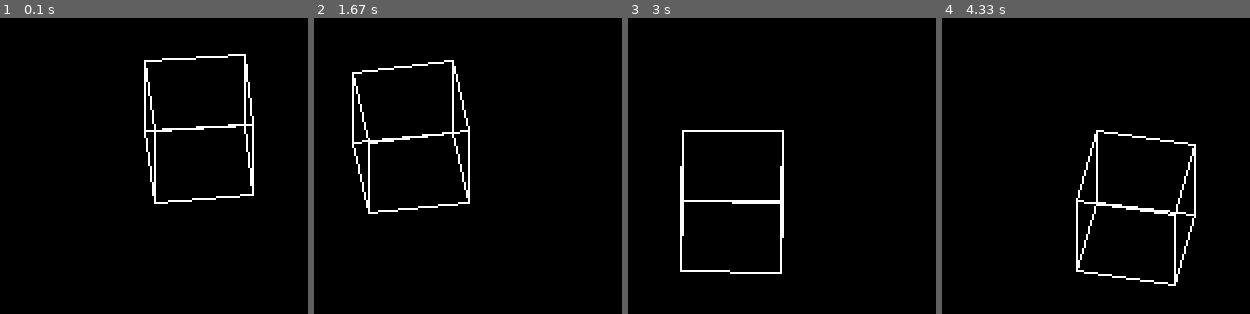
Above: before the commit, frames 1-4 (left to right).
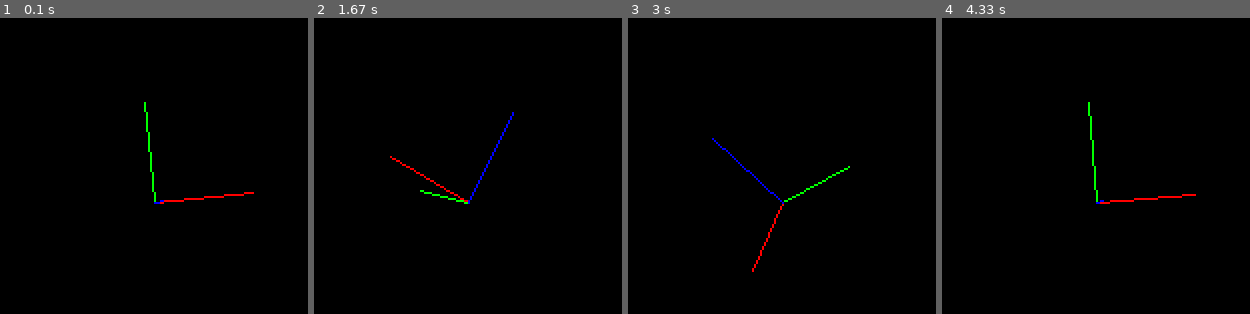
Above: after the commit, the same moments.

Repository: evanrk/3D_engine_revisited
Game: pygame game, started from main.py
The game is run twice, just before and just after one commit, with the same random seed, the same clock (stepped at 60 frames per second) and the same inputs.
Inputs:
- Up to frame 1 (0.1 s): no input
- Up to frame 2 (1.67 s): no input
- Up to frame 3 (3 s): no input
- Up to frame 4 (4.33 s): no input

The runs differ from the first frame. In frame 1, 2.1% of the frame differs, in the area x 46-83%, y 12-63%; in frame 2, 2.4%, in the area x 12-65%, y 14-67%; in frame 3, 2.1%; in frame 4, 2.4%.

Commit message:
centralized code into camera class

Diff:
--- /dev/null
+++ b/camera.py
@@ -0,0 +1,87 @@
+from vectors import *
+from constants import *
+from render_helper import *
+
+class Camera:
+    def __init__(self, camera_normal:Vector3, camera_x:Vector3, start_pos=(0, 0, 0)):
+        self.camera_normal = camera_normal
+
+        self.camera_x = camera_x
+
+        self.camera_normal.start_pos = start_pos
+        self.camera_x.start_pos = start_pos
+
+
+    @property
+    def camera_y(self):
+        """property for the camera_y direction, should save on computing the rotation (double check plz)"""
+        camera_y = self.camera_normal.cross(self.camera_x)
+        camera_y.start_pos = self.camera_normal.start_pos
+        return camera_y
+
+    def rotate_camera(camera_normal, camera_x, theta_x=0, theta_y=0, theta_z=0):
+        """rotates the camera on all 3 axis"""
+        return rotate_vector(camera_normal, theta_x=theta_x, theta_y=theta_y, theta_z=theta_z), \
+               rotate_vector(camera_x, theta_x=theta_x, theta_y=theta_y, theta_z=theta_z)
+
+
+
+    def draw_line_3d(self, surface, color, vector:Vector3, camera_normal:Vector3, camera_perpendicular_x:Vector3):
+        # get the third camera vector
+        camera_perpendicular_y = camera_normal.cross(camera_perpendicular_x)
+
+
+        # the magnitude in the direction of the camera perp vector should be the distance of that vector in the projected x direction
+        projection_x = camera_perpendicular_x.proj_scalar(vector - Vector3(camera_normal.start_pos))
+        # same for this one but in the y direction
+        projection_y = camera_perpendicular_y.proj_scalar(vector - Vector3(camera_normal.start_pos))
+
+        projection_z = camera_normal.proj_scalar(vector - Vector3(camera_normal.start_pos))
+
+        edge_x = max(math.tan(FOV/2) * projection_z, 0)
+        edge_y = max(math.tan(FOV/2) * projection_z * WINDOW_WIDTH/WINDOW_HEIGHT, 0) # scaled bc height is smaller
+
+        print(projection_z)
+
+        if abs(projection_x) > abs(edge_x):
+            projection_x = math.copysign(edge_x, projection_x)
+
+        if abs(projection_y) > abs(edge_y):
+            projection_y = math.copysign(edge_x, projection_y)
+
+        # print(f"{projection_x=}\n{projection_y=}")
+
+        # pygame.quit()
+        # sys.exit()
+
+        # must project the position too
+        position_vector = Vector3(vector.start_pos)
+
+        pos_start_x = camera_perpendicular_x.proj_scalar(position_vector)
+        pos_start_y = camera_perpendicular_y.proj_scalar(position_vector)
+
+        draw_line_2d(surface, color, Vector2((projection_x, projection_y), (pos_start_x, pos_start_y)))
+
+
+    def one_point_perspective(surface, color, vector:Vector3, camera_normal:Vector3, camera_perpendicular_x:Vector3):
+        vector_start = Vector3(vector.start_pos)
+        vector_end = (vector + vector_start)
+
+        distance_to_start = camera_normal.proj_scalar(vector_start)
+        distance_to_end = camera_normal.proj_scalar(vector_end)
+
+        scaler_start = (math.tan(FOV/2) * distance_to_start)
+        scaler_end = (math.tan(FOV/2) * distance_to_end)
+
+        camera_perpendicular_y = camera_normal.cross(camera_perpendicular_x)
+
+        # the magnitude in the direction of the camera perp vector should be the distance of that vector in the projected x direction
+        projection_x = camera_perpendicular_x.proj_scalar(vector)
+        # same for this one but in the y direction
+        projection_y = camera_perpendicular_y.proj_scalar(vector)
+
+
+        pos_start_x = camera_perpendicular_x.proj_scalar(vector_start)
+        pos_start_y = camera_perpendicular_y.proj_scalar(vector_start)
+
+        draw_line_2d(surface, color, Vector2((projection_x, projection_y), (pos_start_x, pos_start_y)))
--- a/main.py
+++ b/main.py
@@ -4,6 +4,7 @@
 from vectors import *
 from render_helper import *
 from constants import *
+from camera import *
 
 pygame.init()
 
@@ -30,19 +31,47 @@
 cube_vec7 = Vector3((0, 1, 0), (1, 0, 1))
 
 # z vectors for cube
-cube_vec9 = Vector3((0, 0, 1), (0, 0, 0))
+cube_vec9  = Vector3((0, 0, 1), (0, 0, 0))
 cube_vec10 = Vector3((0, 0, 1), (1, 0, 0))
 cube_vec12 = Vector3((0, 0, 1), (0, 1, 0))
 cube_vec11 = Vector3((0, 0, 1), (1, 1, 0))
 
+vecs = [
+    cube_vec1,
+    cube_vec2,
+    cube_vec3,
+    cube_vec4,
+    cube_vec5,
+    cube_vec6,
+    cube_vec7,
+    cube_vec8,
+    cube_vec9,
+    cube_vec10,
+    cube_vec11,
+    cube_vec12,
+]
+
+# creates 3 axis
+x_vec = Vector3((1, 0, 0), (0, 0, 1))
+y_vec = Vector3((0, 1, 0), (0, 0, 1))
+z_vec = Vector3((0, 0, 1), (0, 0, 1))
+
+vecs = [
+    x_vec,
+    y_vec,
+    z_vec,
+]
+
 # normal vec of camera
+
+
 camera_normal = Vector3((0, 0, 1))
 camera_perpendicular_x = Vector3((1, 0, 0))
+camera_pos = (0, 0, -1)
 
-camera_normal, camera_perpendicular_x = rotate_camera(camera_normal, camera_perpendicular_x, theta_x=45)
+camera = Camera(camera_normal, camera_perpendicular_x, camera_pos)
 
-# camera_normal = rotate_vector(camera_normal, theta_x=45, theta_y=45)
-# camera_perpendicular_x = rotate_vector(camera_perpendicular_x, theta_x=45, theta_y=45)
+# camera_normal, camera_perpendicular_x = rotate_camera(camera_normal, camera_perpendicular_x, theta_z=45, theta_y=45)
 
 run = True
 while run:
@@ -71,30 +100,56 @@
     # draw_line_2d(window, (255, 0, 255), Vector2((500, 0), (-250, 0)))
 
     # draw a cube
-    draw_line_3d(window, (255, 255, 255), cube_vec1, camera_normal, camera_perpendicular_x)
-    draw_line_3d(window, (255, 255, 255), cube_vec2, camera_normal, camera_perpendicular_x)
-    draw_line_3d(window, (255, 255, 255), cube_vec3, camera_normal, camera_perpendicular_x)
-    draw_line_3d(window, (255, 255, 255), cube_vec4, camera_normal, camera_perpendicular_x)
-    draw_line_3d(window, (255, 255, 255), cube_vec5, camera_normal, camera_perpendicular_x)
-    draw_line_3d(window, (255, 255, 255), cube_vec6, camera_normal, camera_perpendicular_x)
-    draw_line_3d(window, (255, 255, 255), cube_vec7, camera_normal, camera_perpendicular_x)
-    draw_line_3d(window, (255, 255, 255), cube_vec8, camera_normal, camera_perpendicular_x)
-    draw_line_3d(window, (255, 255, 255), cube_vec9, camera_normal, camera_perpendicular_x)
-    draw_line_3d(window, (255, 255, 255), cube_vec10, camera_normal, camera_perpendicular_x)
-    draw_line_3d(window, (255, 255, 255), cube_vec11, camera_normal, camera_perpendicular_x)
-    draw_line_3d(window, (255, 255, 255), cube_vec12, camera_normal, camera_perpendicular_x)
+    # one_point_perspective(window, (255, 255, 255), cube_vec10, camera_normal, camera_perpendicular_x)
+    # one_point_perspective(window, (255, 255, 255), cube_vec1, camera_normal, camera_perpendicular_x)
+    # one_point_perspective(window, (255, 255, 255), cube_vec2, camera_normal, camera_perpendicular_x)
+    # one_point_perspective(window, (255, 255, 255), cube_vec3, camera_normal, camera_perpendicular_x)
+    # one_point_perspective(window, (255, 255, 255), cube_vec4, camera_normal, camera_perpendicular_x)
+    # one_point_perspective(window, (255, 255, 255), cube_vec5, camera_normal, camera_perpendicular_x)
+    # one_point_perspective(window, (255, 255, 255), cube_vec6, camera_normal, camera_perpendicular_x)
+    # one_point_perspective(window, (255, 255, 255), cube_vec7, camera_normal, camera_perpendicular_x)
+    # one_point_perspective(window, (255, 255, 255), cube_vec8, camera_normal, camera_perpendicular_x)
+    # one_point_perspective(window, (255, 255, 255), cube_vec9, camera_normal, camera_perpendicular_x)
+    # one_point_perspective(window, (255, 255, 255), cube_vec11, camera_normal, camera_perpendicular_x)
+    # one_point_perspective(window, (255, 255, 255), cube_vec12, camera_normal, camera_perpendicular_x)
+    # draw_line_3d(window, (255, 255, 255), cube_vec1, camera_normal, camera_perpendicular_x)
+    # draw_line_3d(window, (255, 255, 255), cube_vec2, camera_normal, camera_perpendicular_x)
+    # draw_line_3d(window, (255, 255, 255), cube_vec3, camera_normal, camera_perpendicular_x)
+    # draw_line_3d(window, (255, 255, 255), cube_vec4, camera_normal, camera_perpendicular_x)
+    # draw_line_3d(window, (255, 255, 255), cube_vec5, camera_normal, camera_perpendicular_x)
+    # draw_line_3d(window, (255, 255, 255), cube_vec6, camera_normal, camera_perpendicular_x)
+    # draw_line_3d(window, (255, 255, 255), cube_vec7, camera_normal, camera_perpendicular_x)
+    # draw_line_3d(window, (255, 255, 255), cube_vec8, camera_normal, camera_perpendicular_x)
+    # draw_line_3d(window, (255, 255, 255), cube_vec9, camera_normal, camera_perpendicular_x)
+    # draw_line_3d(window, (255, 255, 255), cube_vec10, camera_normal, camera_perpendicular_x)
+    # draw_line_3d(window, (255, 255, 255), cube_vec11, camera_normal, camera_perpendicular_x)
+    # draw_line_3d(window, (255, 255, 255), cube_vec12, camera_normal, camera_perpendicular_x)
 
-    # x_vec = Vector3((1, 0, 0))
-    # y_vec = Vector3((0, 1, 0))
-    # z_vec = Vector3((0, 0, 1))
-
-    # draw_line_3d(window, (255, 0, 0), x_vec, camera_normal, camera_perpendicular_x)
-    # draw_line_3d(window, (0, 255, 0), y_vec, camera_normal, camera_perpendicular_x)
-    # draw_line_3d(window, (0, 0, 255), z_vec, camera_normal, camera_perpendicular_x)
+    # one_point_perspective(window, (0, 0, 255), z_vec, camera_normal, camera_perpendicular_x)
+    # one_point_perspective(window, (255, 0, 0), x_vec, camera_normal, camera_perpendicular_x)
+    # one_point_perspective(window, (0, 255, 0), y_vec, camera_normal, camera_perpendicular_x)
+    camera.draw_line_3d(window, (255, 0, 0), x_vec, camera_normal, camera_perpendicular_x)
+    camera.draw_line_3d(window, (0, 255, 0), y_vec, camera_normal, camera_perpendicular_x)
+    camera.draw_line_3d(window, (0, 0, 255), z_vec, camera_normal, camera_perpendicular_x)
 
     # rotates the camera by 1 degree around the y axis
-    camera_normal, camera_perpendicular_x = rotate_camera(camera_normal, camera_perpendicular_x, theta_y=1)
+    # camera_normal, camera_perpendicular_x = rotate_camera(camera_normal, camera_perpendicular_x, theta_y=1)
 
+    x_vec = rotate_vector(x_vec, theta_y=1, theta_z=1, in_position=False)
+    y_vec = rotate_vector(y_vec, theta_y=1, theta_z=1, in_position=False)
+    z_vec = rotate_vector(z_vec, theta_y=1, theta_z=1, in_position=False)
+    # cube_vec1  = rotate_vector(cube_vec1 , theta_y=1, in_position=True)
+    # cube_vec2  = rotate_vector(cube_vec2 , theta_y=1, in_position=True)
+    # cube_vec3  = rotate_vector(cube_vec3 , theta_y=1, in_position=True)
+    # cube_vec4  = rotate_vector(cube_vec4 , theta_y=1, in_position=True)
+    # cube_vec5  = rotate_vector(cube_vec5 , theta_y=1, in_position=True)
+    # cube_vec6  = rotate_vector(cube_vec6 , theta_y=1, in_position=True)
+    # cube_vec7  = rotate_vector(cube_vec7 , theta_y=1, in_position=True)
+    # cube_vec8  = rotate_vector(cube_vec8 , theta_y=1, in_position=True)
+    # cube_vec9  = rotate_vector(cube_vec9 , theta_y=1, in_position=True)
+    # cube_vec10 = rotate_vector(cube_vec10, theta_y=1, in_position=True)
+    # cube_vec11 = rotate_vector(cube_vec11, theta_y=1, in_position=True)
+    # cube_vec12 = rotate_vector(cube_vec12, theta_y=1, in_position=True)
 
     # update display
     pygame.display.flip()
--- a/render_helper.py
+++ b/render_helper.py
@@ -1,4 +1,5 @@
 import math
+import sys
 
 import pygame
 import numpy as np
@@ -17,7 +18,7 @@
     return Vector3(vector.values, (vector.start_pos[0] + translate_vector.x, vector.start_pos[1] + translate_vector.y, vector.start_pos[2] + translate_vector.z))
 
 
-def rotate_vector(vector:Vector3, theta_x=0, theta_y=0, theta_z=0):
+def rotate_vector(vector:Vector3, theta_x=0, theta_y=0, theta_z=0, in_position=False):
     """Rotates a vector around the x-axis, y-axis, and z-axis. Angles in degrees"""
     # convert to radians
     theta_x = math.radians(theta_x)
@@ -49,7 +50,10 @@
         [0, 0, 1],
     ])
 
-    return Vector3(rotation_z_matrix @ rotation_y_matrix @ rotation_x_matrix @ vector.values, vector.start_pos)
+    return Vector3(rotation_z_matrix @ rotation_y_matrix @ rotation_x_matrix @ vector.values, vector.start_pos) \
+        if not in_position \
+        else Vector3(rotation_z_matrix @ rotation_y_matrix @ rotation_x_matrix @ vector.values,
+                         rotation_z_matrix @ rotation_y_matrix @ rotation_x_matrix @ vector.start_pos)
 
 
 def draw_line_2d(surface, color, vector:Vector2):
@@ -58,54 +62,6 @@
     translated_end = (vector.end_pos[0]*50 + WINDOW_WIDTH/2, -vector.end_pos[1]*50 + WINDOW_HEIGHT/2)
 
     pygame.draw.line(surface, color, translated_start, translated_end)
-
-
-# def draw_line_3d(surface, color, vector:Vector3, camera_normal:Vector3):
-#     """Project vector3d onto 2d plane"""
-#     rotate_x_angle = math.degrees(
-#         math.atan(camera_normal.y/math.sqrt(
-#             (camera_normal.z)**2 + camera_normal.x**2
-#             )
-#         )
-#     ) if camera_normal.z + camera_normal.x != 0 else 90
-#     rotate_y_angle = math.degrees(
-#         math.atan(camera_normal.x/math.sqrt(
-#             (camera_normal.z)**2 + camera_normal.y**2)
-#         )
-#     ) if camera_normal.z + camera_normal.y != 0 else 90
-
-
-#     rotated_vec = rotate_vector(vector, theta_x=rotate_x_angle, theta_y=rotate_y_angle)
-
-#     # rotate the start position vector
-#     rotated_start_pos = rotate_vector(Vector3(vector.start_pos)-Vector3(camera_normal.start_pos), theta_x=rotate_x_angle, theta_y=rotate_y_angle)
-
-#     # off_screen_check(surface, color, Vector3(rotated_vec.values, rotated_start_pos.values), camera_normal)
-#     one_point_perspective(surface, color, Vector3(rotated_vec.values, rotated_start_pos.values))
-#     # draw_line_2d(surface, color, Vector2((x, y), (start_pos_x, start_pos_y)))
-
-
-def draw_line_3d(surface, color, vector:Vector3, camera_normal:Vector3, camera_perpendicular_x):
-    camera_perpendicular_y = camera_normal.cross(camera_perpendicular_x)
-
-    # print(camera_perpendicular_y)
-
-    # the magnitude in the direction of the camera perp vector should be the distance of that vector in the projected x direction
-    projection_x = camera_perpendicular_x.proj_scalar(vector)
-
-    # same for this one but in the y direction
-    projection_y = camera_perpendicular_y.proj_scalar(vector)
-
-    # must project the position too
-    position_vector = Vector3(vector.start_pos)
-    pos_start_x = camera_perpendicular_x.proj_scalar(position_vector)
-
-
-
-    pos_start_y = camera_perpendicular_y.proj_scalar(position_vector)
-
-    draw_line_2d(surface, color, Vector2((projection_x, projection_y), (pos_start_x, pos_start_y)))
-    # draw_line_2d(surface, color, Vector2((projection_x, projection_y)))
 
 
 #TODO: FINISH OFF SCREEN CHECK
@@ -121,65 +77,30 @@
 
 # def one_point_perspective(surface, color, vector:Vector3):
 #     """Project onto a one point perspective. Condenses points based on z value"""
-#     # vector = Vector3(vector.values, vector_start_pos)
+#     # z axis is out/in the screen
 
 #     start_pos_x = vector.start_pos[0]
 #     start_pos_y = vector.start_pos[1]
 #     start_pos_z = vector.start_pos[2]
+#     # start_pos_z = vector.start_pos[2]/10
 
 #     end_pos_x = vector.end_pos[0]
 #     end_pos_y = vector.end_pos[1]
-#     end_pos_z = vector.end_pos[2]
+#     end_pos_z = vector.end_pos[2] / vector.magnitude
+#     # end_pos_z = vector.end_pos[2]/10
 
-#     # eq 2:
-#     # project start position into perspective
-#     proj_start_pos_x = start_pos_x / (start_pos_z+1)
-#     proj_start_pos_y = start_pos_y / (start_pos_z+1)
+#     # tan gives the ratio for distance to x size <--- IMPORTANT
+#     proj_start_pos_x = start_pos_x / (math.tan(FOV/2) * start_pos_z)
+#     proj_start_pos_y = start_pos_y / (math.tan(FOV/2) * start_pos_z)
 
-#     # project end position into perspective
-#     proj_end_pos_x = end_pos_x / (end_pos_z+1)
-#     proj_end_pos_y = end_pos_y / (end_pos_z+1)
-
+#     proj_end_pos_x = end_pos_x / (math.tan(FOV/2) * end_pos_z)
+#     proj_end_pos_y = end_pos_y / (math.tan(FOV/2) * end_pos_z)
 
 #     # create new vector2d
-#     vector_values = (proj_end_pos_x - proj_start_pos_x, proj_end_pos_y - proj_start_pos_y)
+#     vector_length_values = (proj_end_pos_x - proj_start_pos_x, proj_end_pos_y - proj_start_pos_y)
 #     start_values = (proj_start_pos_x, proj_start_pos_y)
 
-#     perspective_vector = Vector2(vector_values, start_pos=start_values)
+#     perspective_vector = Vector2(vector_length_values, start_pos=start_values)
 
 #     # draw new 2d vector
 #     draw_line_2d(surface, color, perspective_vector)
-def one_point_perspective(surface, color, vector:Vector3):
-    """Project onto a one point perspective. Condenses points based on z value"""
-    # z axis is out/in the screen
-
-    start_pos_x = vector.start_pos[0]
-    start_pos_y = vector.start_pos[1]
-    start_pos_z = vector.start_pos[2]
-    # start_pos_z = vector.start_pos[2]/10
-
-    end_pos_x = vector.end_pos[0]
-    end_pos_y = vector.end_pos[1]
-    end_pos_z = vector.end_pos[2] / vector.magnitude
-    # end_pos_z = vector.end_pos[2]/10
-
-    # tan gives the ratio for distance to x size <--- IMPORTANT
-    proj_start_pos_x = start_pos_x / (math.tan(FOV/2) * start_pos_z)
-    proj_start_pos_y = start_pos_y / (math.tan(FOV/2) * start_pos_z)
-
-    proj_end_pos_x = end_pos_x / (math.tan(FOV/2) * end_pos_z)
-    proj_end_pos_y = end_pos_y / (math.tan(FOV/2) * end_pos_z)
-
-    # create new vector2d
-    vector_length_values = (proj_end_pos_x - proj_start_pos_x, proj_end_pos_y - proj_start_pos_y)
-    start_values = (proj_start_pos_x, proj_start_pos_y)
-
-    perspective_vector = Vector2(vector_length_values, start_pos=start_values)
-
-    # draw new 2d vector
-    draw_line_2d(surface, color, perspective_vector)
-
-
-def rotate_camera(camera_normal, camera_x, theta_x=0, theta_y=0, theta_z=0):
-    return rotate_vector(camera_normal, theta_x=theta_x, theta_y=theta_y, theta_z=theta_z), \
-           rotate_vector(camera_x, theta_x=theta_x, theta_y=theta_y, theta_z=theta_z)
--- a/vectors.py
+++ b/vectors.py
@@ -4,6 +4,7 @@
     def __init__(self, vec, start_pos=(0, 0)):
         self.values = np.array(vec)
         self.start_pos = start_pos
+        # TODO: CHANGE END POSITION TO UPDATE
         self.end_pos = (start_pos[0] + vec[0], start_pos[1] + vec[1])
 
 
